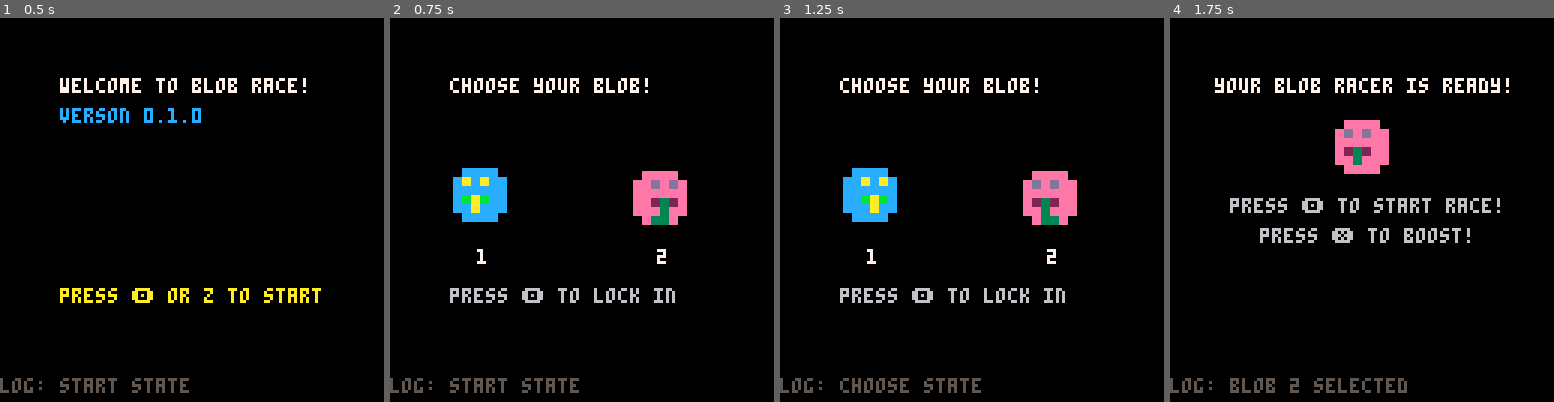
Above: before the commit, frames 1-4 (left to right).
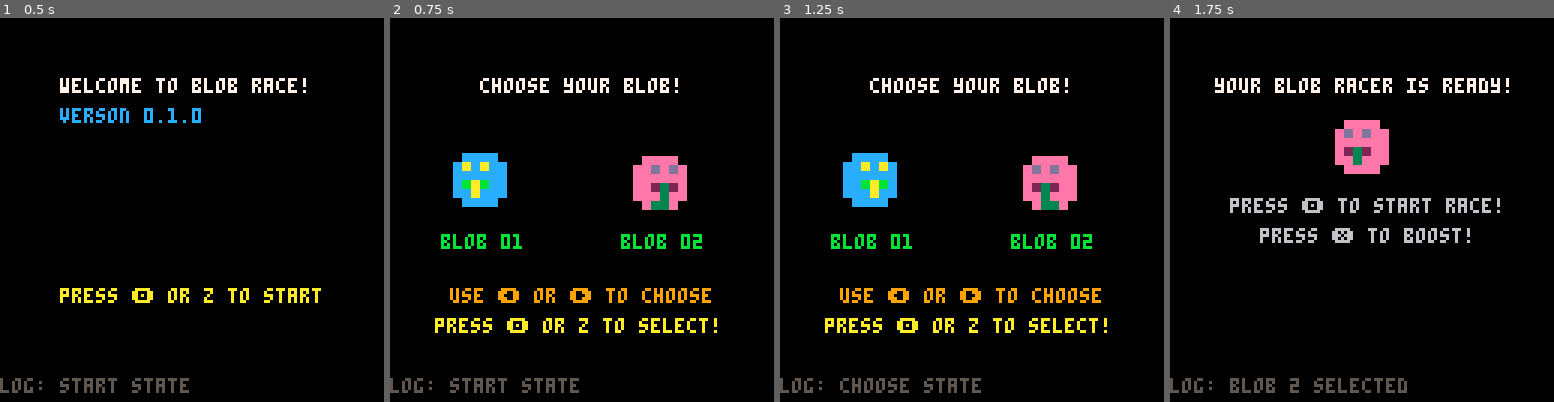
Above: after the commit, the same moments.

Repository: geopet/formula-blob
Game: PICO-8 cartridge blob_race.p8
Two runs of this game, one before a commit and one after it. Both use one fixed random seed, a clock stepped at 60 frames per second and the inputs below.
Inputs:
- Up to frame 1 (0.5 s): tap X (X key) at 0.33 s
- Up to frame 2 (0.75 s): tap O (Z key) at 0.7 s
- Up to frame 3 (1.25 s): tap X (X key) at 1.07 s
- Up to frame 4 (1.75 s): hold Right from 1.6 s (still down); tap O (Z key) at 1.7 s

Frame 1 is identical in both runs. In frame 2, 7.5% of the frame differs, in the area x 11-86%, y 15-83%; in frame 3, 7.5%; in frame 4, nothing differs.

Commit message:
feat(ui): improve blob choice state
We're making improvements to the choose state UI and we're making the
code a little more readable here as well.

Diff:
--- a/blob_race.p8
+++ b/blob_race.p8
@@ -241,27 +241,28 @@
 
         print_log_msg(log_msg)
     elseif (state == "choose") then
-        print("choose your blob!", 20, 20, 7)
+        print("choose your blob!", 30, 20, 7)
 
         -- draw blobs
-        sspr(blob1_sprite_frame * 8, 0, 8, 8, 30-12, 60-12 + blob_pulse, 24, 24, blob1_flip, false)
-        sspr(blob2_sprite_frame * 8, 0, 8, 8, 90-12, 60-12 + blob_pulse_2, 24, 24, blob2_flip, false)
-
-        -- add labels
-        print ("1", 29, 77, 7)
-        print ("2", 89, 77, 7)
-
-        -- print log message
-        print_log_msg(log_msg)
+        sspr(blob1_sprite_frame * 8, 0, 8, 8, 30-12, 55-12 + blob_pulse, 24, 24, blob1_flip, false)
+        sspr(blob2_sprite_frame * 8, 0, 8, 8, 90-12, 55-12 + blob_pulse_2, 24, 24, blob2_flip, false)
 
         -- highlight selected blob
         if (selected_blob == 1) then
-            print("⬇️", 27 + wiggle_offset, 40 + bobbing_offset, 7)
+            print("⬇️", 27 + wiggle_offset, 35 + bobbing_offset, 7)
         elseif (selected_blob == 2) then
-            print("⬇️", 87 + wiggle_offset, 40 + bobbing_offset, 7)
-        end
-
-        print("press 🅾️ to lock in", 20, 90, 6)
+            print("⬇️", 87 + wiggle_offset, 35 + bobbing_offset, 7)
+        end
+
+        -- add labels
+        print ("blob 01", 17, 72, 11)
+        print ("blob 02", 77, 72, 11)
+
+        print("use ⬅️ or ➡️ to choose", 20, 90, 9)
+        print("press 🅾️ or z to select!", 15, 100, 10)
+
+        -- print log message
+        print_log_msg(log_msg)
     elseif (state == "locked_in") then
         print("your blob racer is ready!", 15, 20, 7)
 
